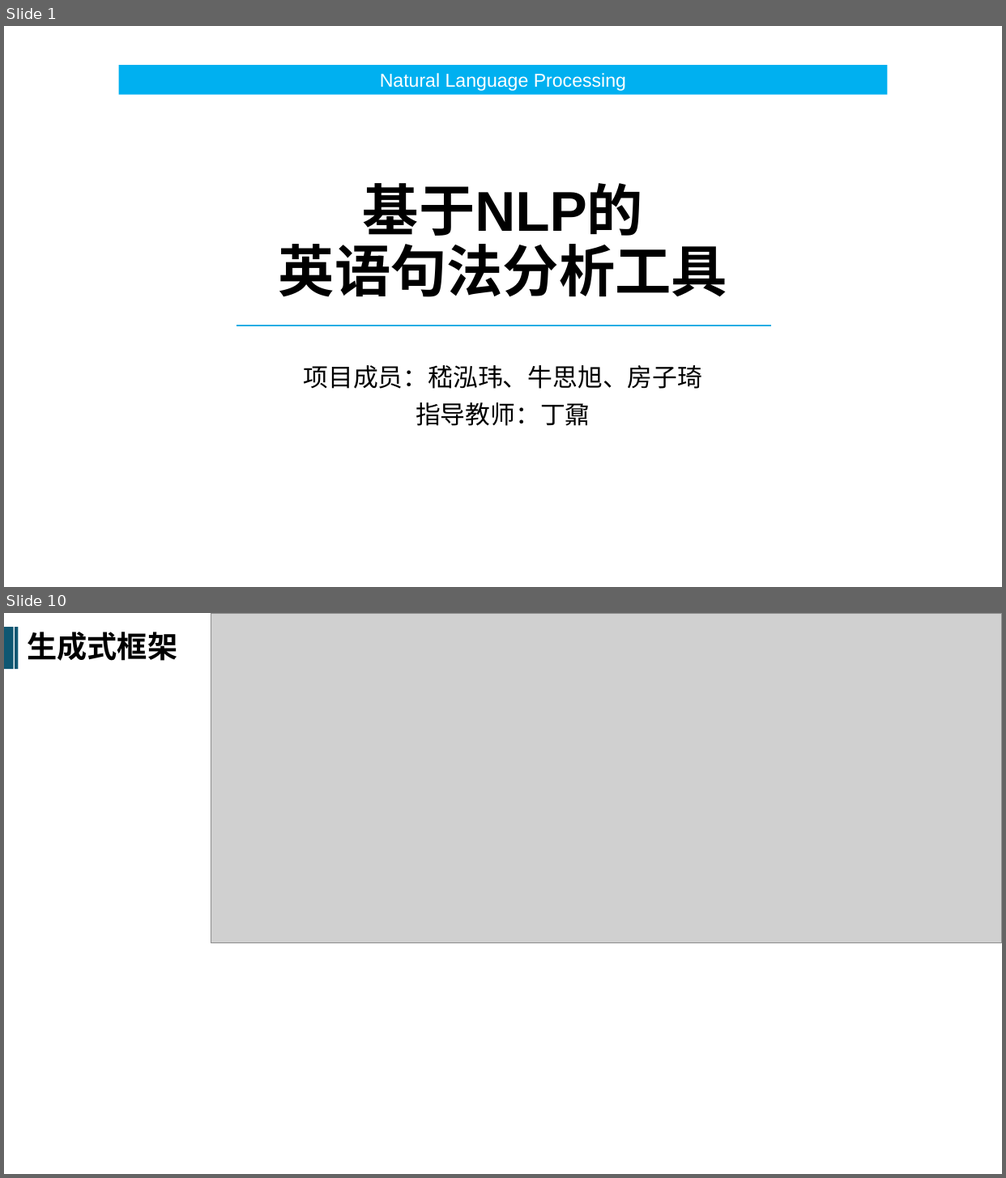
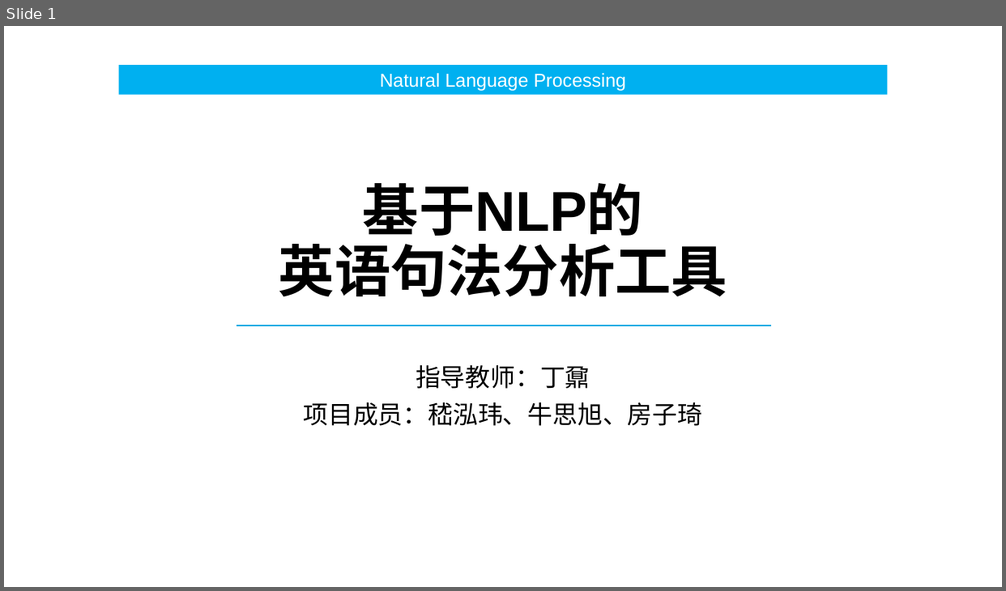
Before and after one commit to SRTPnsxjhw/SRTP, a slide deck: Notes_JHW/中期.pptx. Shown one above the other, each under a label of ours: slides 1 and 10 before the commit, slide 1 after it; the slides between them are not shown. The pictures are 1006x1178 and 1006x591 pixels, drawn with LibreOffice and Linux fonts; fonts in the diff are those of the drawing; grey boxes stand for pictures. Boxes give left, top, right and bottom in pixels: in the first picture for what was removed or moved away, otherwise in the second. Text is boxed around its words. In the diff, an @@ line names an element or a change of style, - is before the commit and + after.

```diff
--- a/Notes_JHW/中期.pptx
+++ b/Notes_JHW/中期.pptx
@@ slide 10 removed at (4,613,1002,1174), background #FFFFFF @@
@@ rectangle removed at (4,628,14,669) @@
@@ rectangle removed at (15,628,19,669) @@
@@ text removed at (27,632,177,661) @@
-生成式框架
@@ picture removed at (211,613,1002,943) @@
@@ slide 1 changed as well @@
@@ subtitle at (415,365,590,389): paragraph added @@
+指导教师：丁鼐
@@ subtitle at (415,403,590,426): paragraph removed @@
-指导教师：丁鼐
```
Also in this commit, not shown: 1 other slide changed, 4 slides added, 25 other slides removed, 2 other files.
